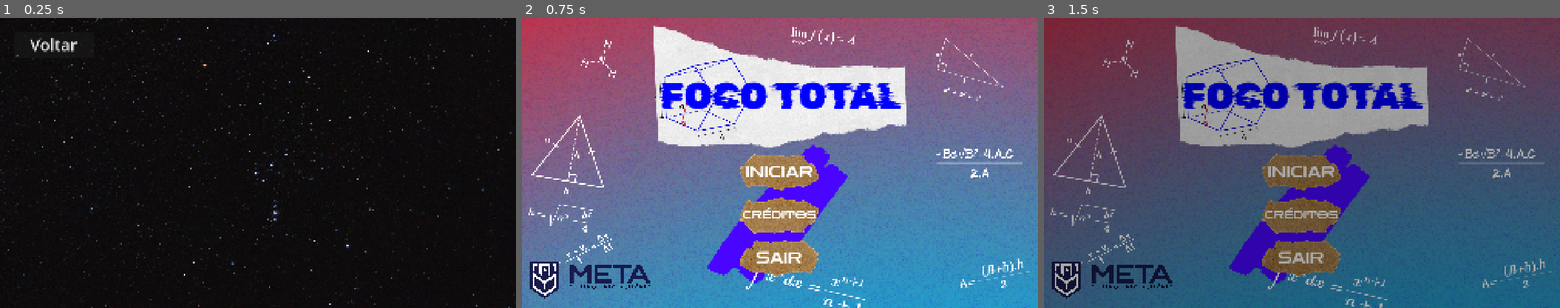
Above: before the commit, frames 1-3 (left to right).
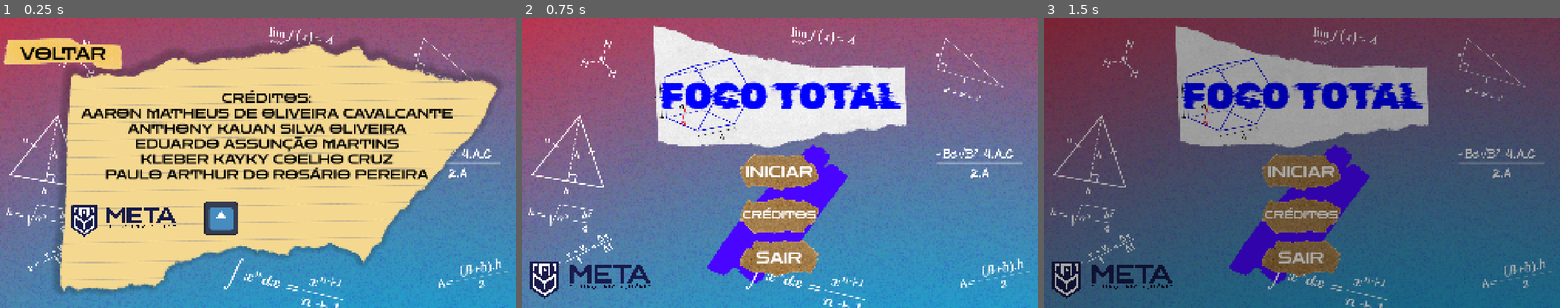
Above: after the commit, the same moments.

Repository: ArthurRosario/Ferramenta-de-auxilio-de-questoes-de-matematica
Game: Godot game, scene res://cenas/creditos.tscn
Same seed, same stepped clock (60 frames per second), same inputs: the game is played once before the commit and once after it. This scene is started directly instead of the project's main scene. The engine's default icon, where the game draws it, is replaced by a stand-in: a white triangle on a blue panel in a dark square.
Inputs:
- Up to frame 1 (0.25 s): no input
- Up to frame 2 (0.75 s): click "Voltar" (after the commit: "VOLTAR") at 0.5 s
- Up to frame 3 (1.5 s): click "INICIAR" at 1.25 s

The runs differ from the first frame. In frame 1, 97% of the frame differs, in the area x 0-100%, y 0-100%; in frame 2, nothing differs; in frame 3, nothing differs.
Error in both runs: Invalid access to property or key 'animation_finishe' on a base object of type 'AnimationPlayer'. (res://scripts/menu_principal.gd:14)

Commit message:
implemetação da tela de créditos

Diff:
--- a/cenas/creditos.tscn
+++ b/cenas/creditos.tscn
@@ -1,7 +1,11 @@
 [gd_scene format=3 uid="uid://cl0tqpard1fgi"]
 
-[ext_resource type="Texture2D" uid="uid://b587u4uw4jhtr" path="res://arts/fundo_menu.png" id="1_dmlrq"]
 [ext_resource type="Script" uid="uid://dr2vg306l4jhn" path="res://scripts/creditos.gd" id="1_f7osg"]
+[ext_resource type="Texture2D" uid="uid://dtmjl1er71b3y" path="res://Foco Total/tela_creditos.png" id="2_rdysq"]
+[ext_resource type="Texture2D" uid="uid://b64pxto3slom8" path="res://Foco Total/botão_voltar.png" id="3_0bxsp"]
+[ext_resource type="FontFile" uid="uid://dpj1qbf5fnq76" path="res://fonts/Zen_Dots/ZenDots-Regular.ttf" id="3_itarq"]
+[ext_resource type="Texture2D" uid="uid://d4if0ci6iuc0o" path="res://Foco Total/Logo Centro Universitário META.png" id="5_hliiw"]
+[ext_resource type="Texture2D" uid="uid://duqywgn0owiui" path="res://icon.svg" id="6_a1hbf"]
 
 [node name="creditos" type="Control" unique_id=362353082]
 layout_mode = 3
@@ -19,17 +23,62 @@
 anchor_bottom = 1.0
 grow_horizontal = 2
 grow_vertical = 2
-texture = ExtResource("1_dmlrq")
+texture = ExtResource("2_rdysq")
 expand_mode = 1
 
-[node name="Button" type="Button" parent="." unique_id=843226885]
-custom_minimum_size = Vector2(300, 100)
+[node name="Button" type="TextureButton" parent="." unique_id=1745846713]
+custom_minimum_size = Vector2(300, 200)
 layout_mode = 1
-offset_left = 50.0
-offset_top = 50.0
-offset_right = 350.0
-offset_bottom = 150.0
-theme_override_font_sizes/font_size = 60
-text = "Voltar"
+offset_left = 10.0
+offset_top = 10.0
+offset_right = 461.0
+offset_bottom = 260.0
+texture_normal = ExtResource("3_0bxsp")
+ignore_texture_size = true
+stretch_mode = 0
+
+[node name="Label" type="Label" parent="Button" unique_id=1799415915]
+layout_mode = 1
+anchors_preset = 15
+anchor_right = 1.0
+anchor_bottom = 1.0
+grow_horizontal = 2
+grow_vertical = 2
+theme_override_colors/font_color = Color(0, 0, 0, 1)
+theme_override_fonts/font = ExtResource("3_itarq")
+theme_override_font_sizes/font_size = 61
+text = "VOLTAR"
+horizontal_alignment = 1
+vertical_alignment = 1
+metadata/_edit_lock_ = true
+
+[node name="Label" type="Label" parent="." unique_id=1941929624]
+layout_mode = 0
+offset_left = 302.0
+offset_top = 217.0
+offset_right = 1685.0
+offset_bottom = 667.0
+theme_override_colors/font_color = Color(0, 0, 0, 1)
+theme_override_constants/paragraph_spacing = -3
+theme_override_fonts/font = ExtResource("3_itarq")
+theme_override_font_sizes/font_size = 47
+text = "CRÉDITOS:
+AARON MATHEUS DE OLIVEIRA CAVALCANTE
+ANTHONY KAUAN SILVA OLIVEIRA
+EDUARDO ASSUNÇÃO MARTINS
+KLEBER KAYKY COELHO CRUZ
+PAULO ARTHUR DO ROSÁRIO PEREIRA"
+horizontal_alignment = 1
+vertical_alignment = 1
+uppercase = true
+
+[node name="LogoCentroUniversitárioMeta" type="Sprite2D" parent="." unique_id=313415620]
+position = Vector2(461.00003, 755)
+scale = Vector2(0.13798362, 0.13317755)
+texture = ExtResource("5_hliiw")
+
+[node name="Icon" type="Sprite2D" parent="." unique_id=666046637]
+position = Vector2(823, 746)
+texture = ExtResource("6_a1hbf")
 
 [connection signal="pressed" from="Button" to="." method="_on_button_pressed"]
